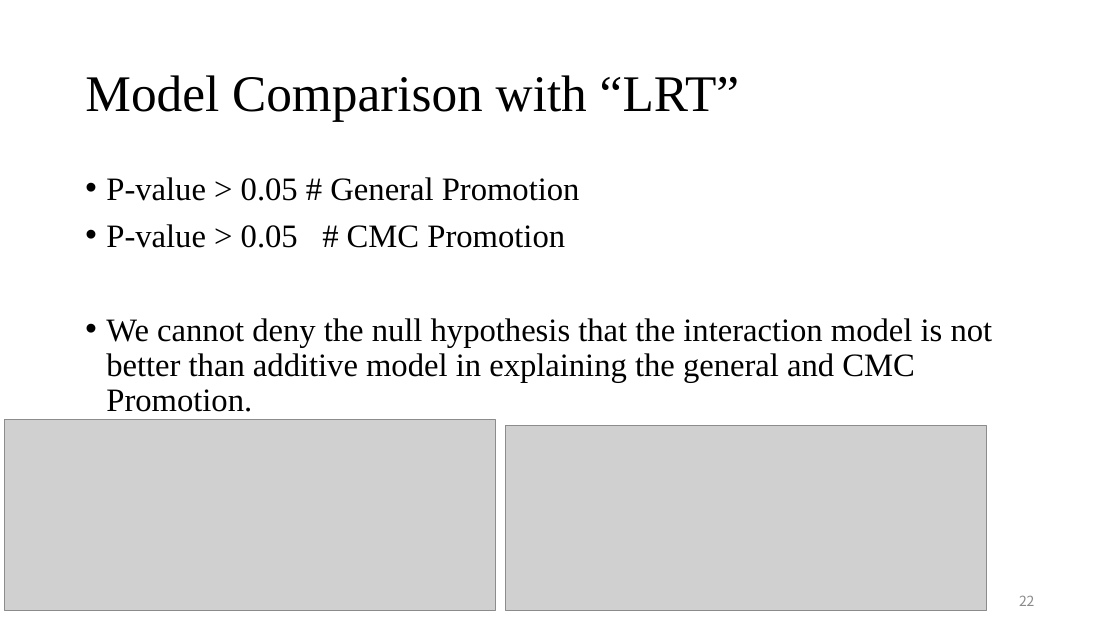
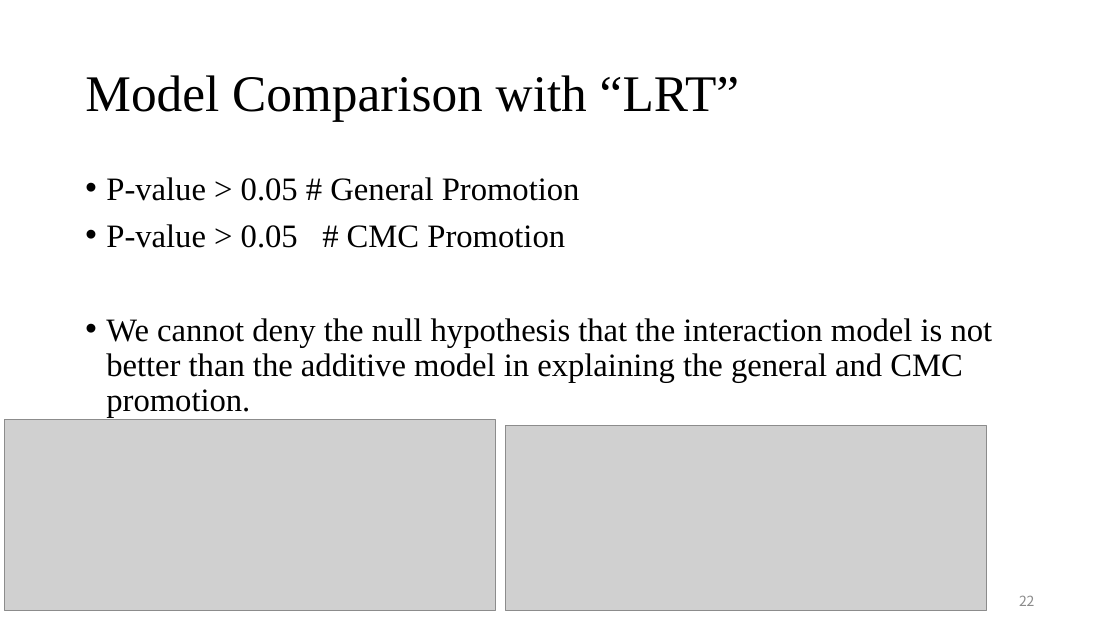
Before and after one commit to CaesarCoder/StatsII_Spring2023, a slide deck: slide 22 of Replication Project/Replication_Tianxin_Zhang_21352232.pptx. Drawn at 1120x630 pixels with LibreOffice and Linux fonts; fonts in the diff are those of the drawing; grey boxes stand for pictures. Boxes give left, top, right and bottom in pixels: in the first picture for what was removed or moved away, otherwise in the second. Text is boxed around its words. In the diff, an @@ line names an element or a change of style, - is before the commit and + after.

```diff
--- a/Replication Project/Replication_Tianxin_Zhang_21352232.pptx
+++ b/Replication Project/Replication_Tianxin_Zhang_21352232.pptx
@@ text at (106, 318, 993, 417): text changed @@
-• We cannot deny the null hypothesis that the interaction model is not better than additive model in explaining the general and CMC Promotion.
+• We cannot deny the null hypothesis that the interaction model is not better than the additive model in explaining the general and CMC promotion.
```
Also in this commit, not shown: 2 other slides changed, 1 other file.
